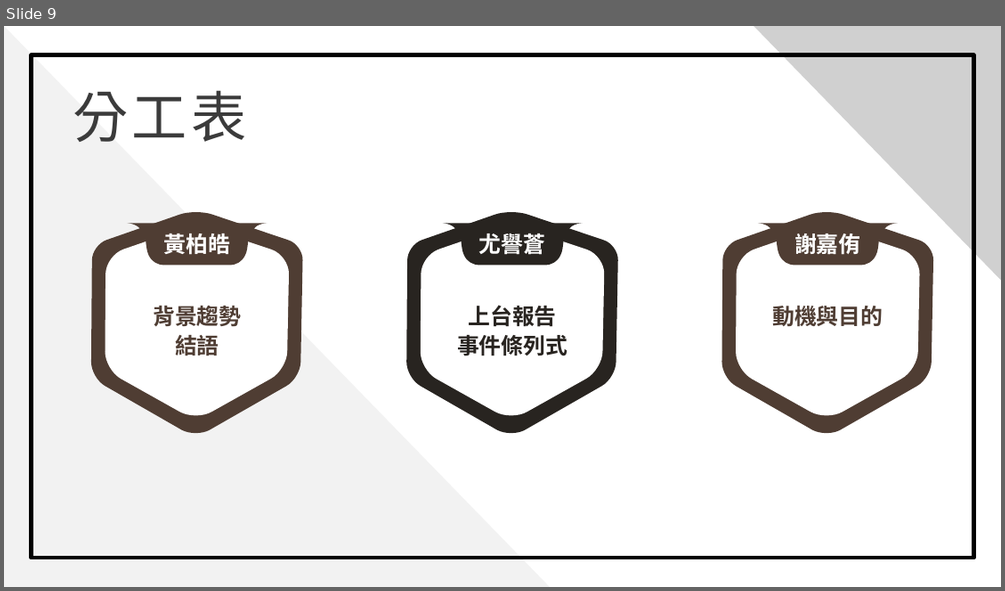
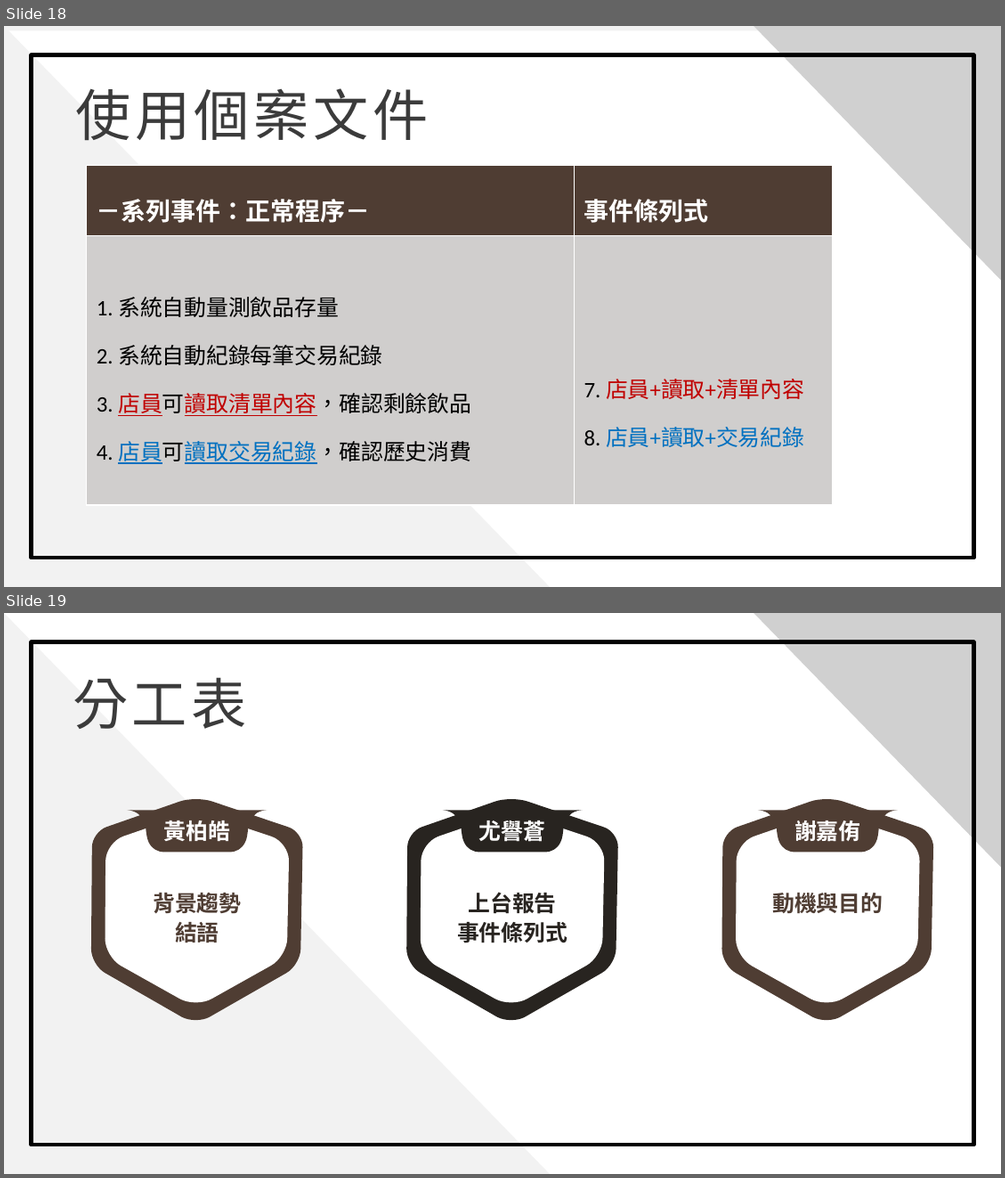
Before and after one commit to 0451030/108_SE_Team8, a slide deck: 軟體工程_期中報告.pptx. Shown one above the other, each under a label of ours: slide 9 before the commit, slides 18 and 19 after it. The pictures are 1005x591 and 1005x1178 pixels, drawn with LibreOffice and Linux fonts; fonts in the diff are those of the drawing; grey boxes stand for pictures; background and template pictures are left out. Boxes give left, top, right and bottom in pixels: in the first picture for what was removed or moved away, otherwise in the second. Text is boxed around its words. In the diff, an @@ line names an element or a change of style, - is before the commit and + after.

```diff
--- a/軟體工程_期中報告.pptx
+++ b/軟體工程_期中報告.pptx
@@ slide 18 added at box(4, 26, 1001, 587), background picture (left out) @@
@@ rectangle added at box(4, 26, 1001, 586), fill #F2F2F2 @@
@@ rectangle added at box(4, 31, 1001, 587), fill #FFFFFF @@
@@ triangle added at box(4, 26, 550, 586), fill #F2F2F2 @@
@@ picture added at box(753, 26, 1001, 281) @@
@@ rectangle added at box(32, 54, 974, 557), outline #000000 3 pt @@
@@ text added at box(75, 88, 428, 141), 40 pt, text #3B3B3B @@
+使用個案文件
@@ table added at box(87, 166, 833, 503), 2 rows, 2 columns @@
+－系列事件：正常程序－ | 事件條列式
+1. 系統自動量測飲品存量 / 2. 系統自動紀錄每筆交易紀錄 / 3. 店員可讀取清單內容，確認剩餘飲品 / 4. 店員可讀取交易紀錄，確認歷史消費 | 7. 店員+讀取+清單內容 / 8. 店員+讀取+交易紀錄
@@ what was slide 9 is now slide 19 @@
```
Also in this commit, not shown: 7 slides changed, 10 other slides added, 1 slide removed.
